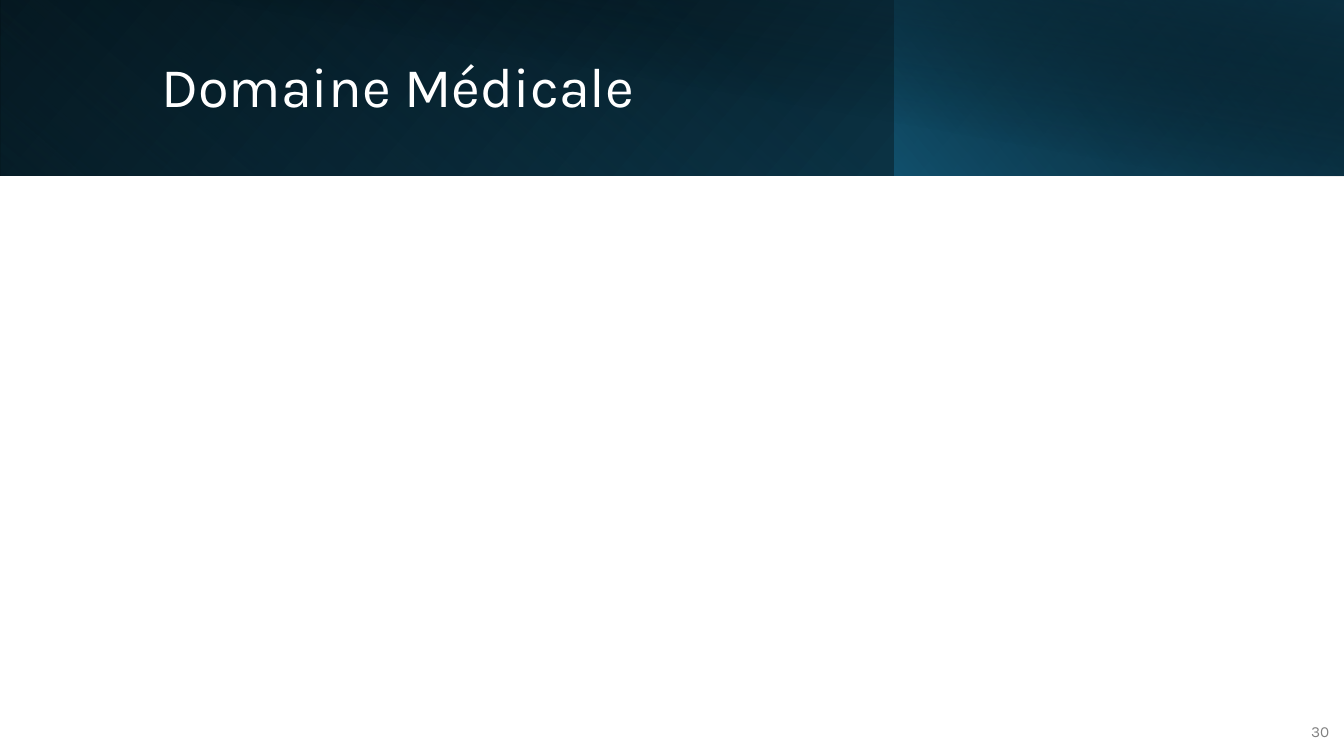
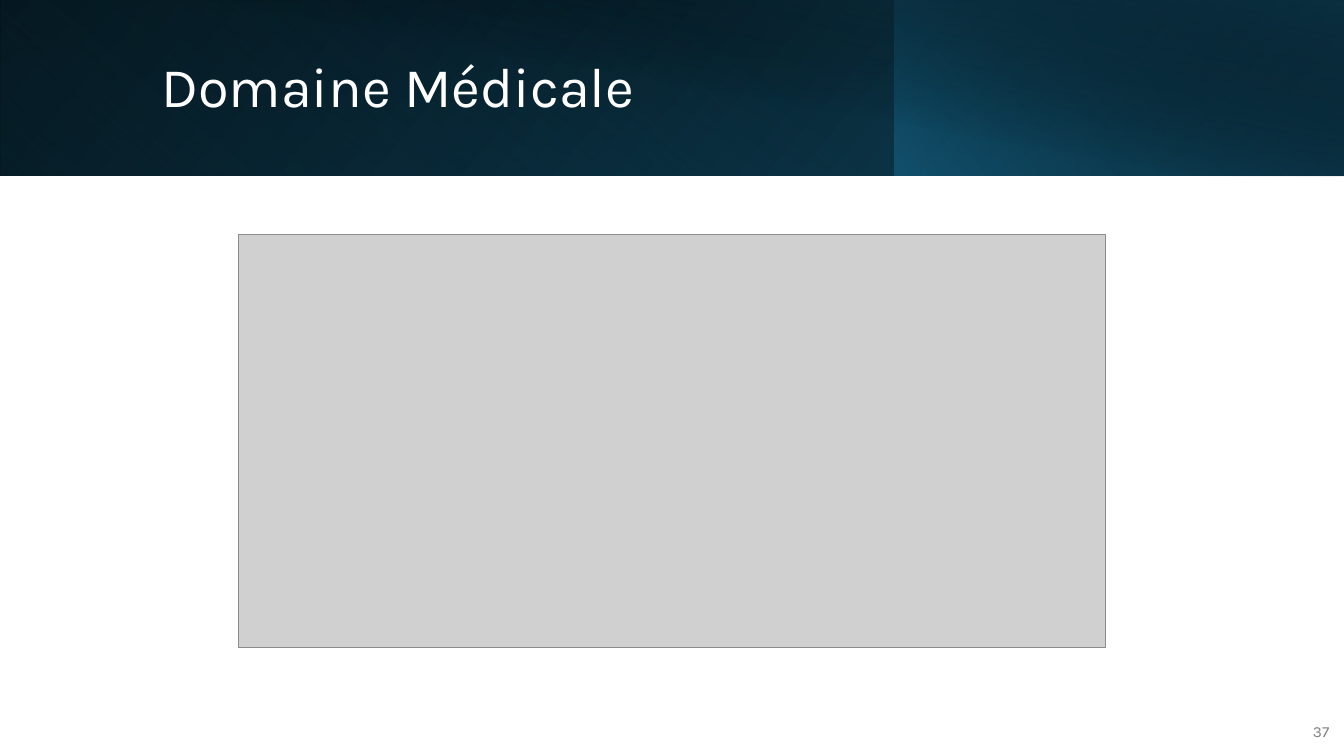
Before and after one commit to IzowRM/Stage-Cetic, a slide deck: slide 37 of Doc Slide/Presentation_du_27_01.pptx (slide 30 before the commit). Drawn at 1344x756 pixels with LibreOffice and Linux fonts; fonts in the diff are those of the drawing; grey boxes stand for pictures. Boxes give left, top, right and bottom in pixels: in the first picture for what was removed or moved away, otherwise in the second. Text is boxed around its words. In the diff, an @@ line names an element or a change of style, - is before the commit and + after.

```diff
--- a/Doc Slide/Presentation_du_27_01.pptx
+++ b/Doc Slide/Presentation_du_27_01.pptx
@@ picture added at [238,235,1106,647] @@
@@ page number at [1313,727,1329,737]: text changed @@
-30
+37
```
Also in this commit, not shown: 1 other slide changed, 7 slides added, 3 other files.
